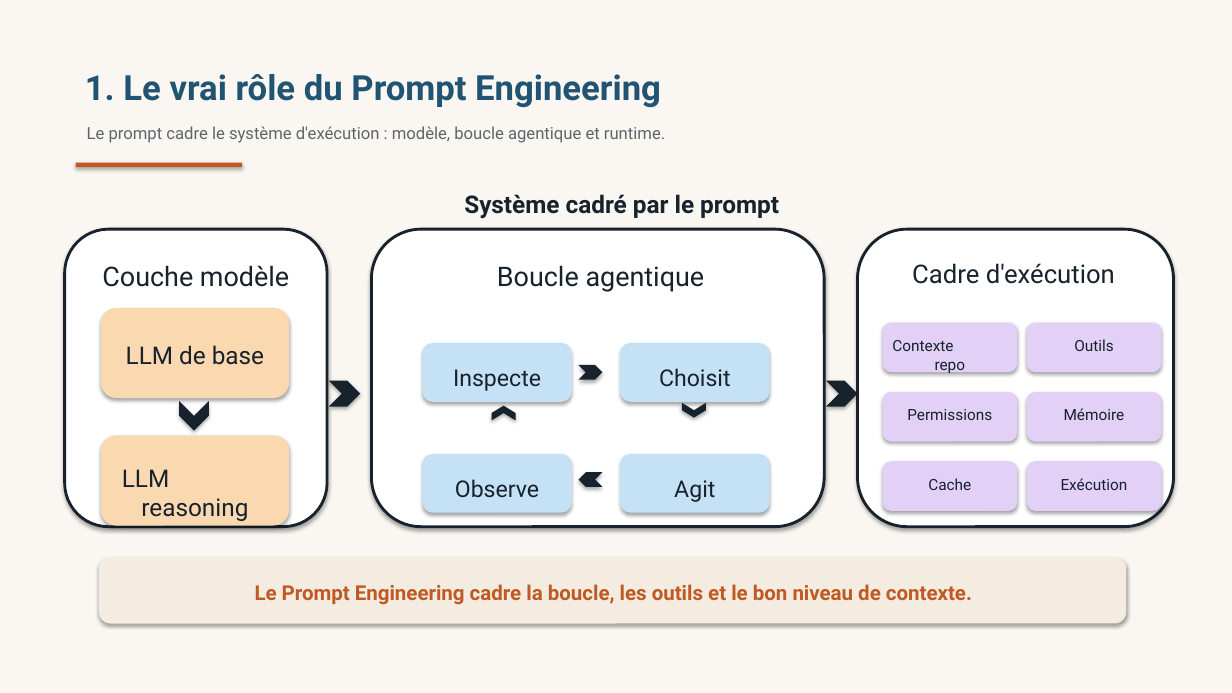
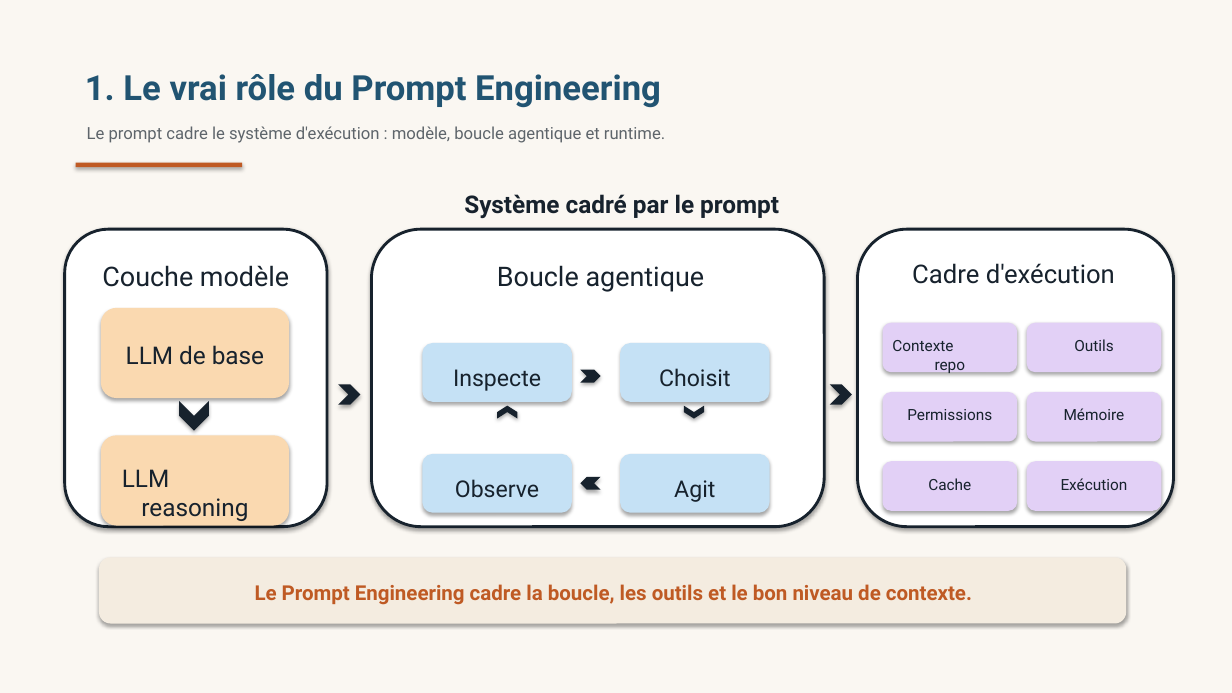
Before and after one commit to ThalesGroup/agilab, a slide deck: slide 1 of docs/source/TP Prompt Ingénierie.pptx. Drawn at 1232x693 pixels with LibreOffice and Linux fonts; fonts in the diff are those of the drawing. Boxes give left, top, right and bottom in pixels: in the first picture for what was removed or moved away, otherwise in the second. Text is boxed around its words. In the diff, an @@ line names an element or a change of style, - is before the commit and + after.

```diff
--- a/docs/source/TP Prompt Ingénierie.pptx
+++ b/docs/source/TP Prompt Ingénierie.pptx
@@ chevron resized from (x1=329, y1=381, x2=360, y2=407) to (x1=338, y1=384, x2=360, y2=405) @@
@@ chevron moved from (x1=579, y1=365, x2=603, y2=380) to (x1=580, y1=370, x2=601, y2=383) @@
@@ chevron resized from (x1=826, y1=381, x2=858, y2=407) to (x1=830, y1=384, x2=852, y2=405) @@
@@ chevron moved from (x1=492, y1=406, x2=516, y2=421) to (x1=497, y1=406, x2=518, y2=419) @@
@@ chevron moved from (x1=579, y1=472, x2=603, y2=487) to (x1=580, y1=477, x2=601, y2=490) @@
```
Also in this commit, not shown: 2 other slides changed, 1 other file.
